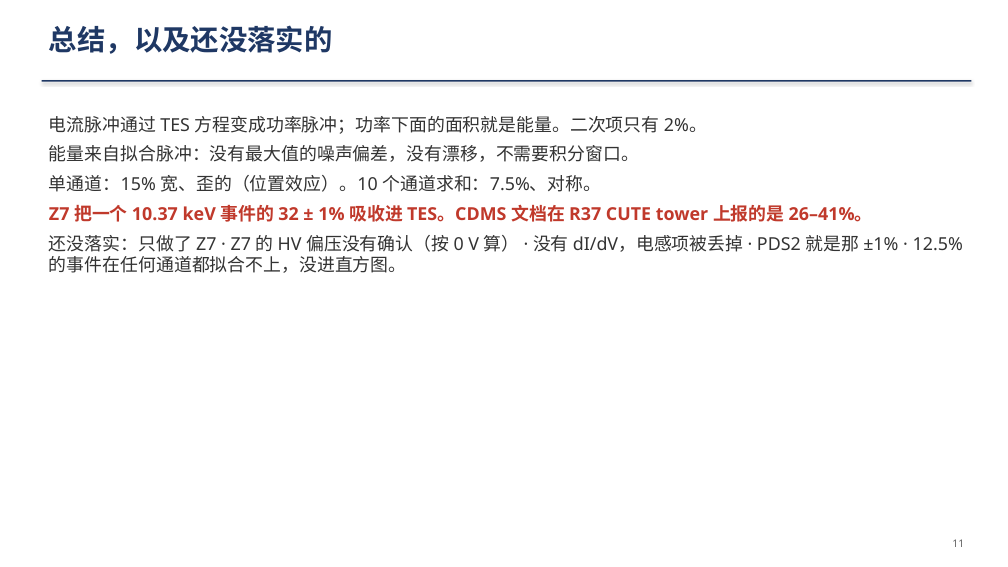
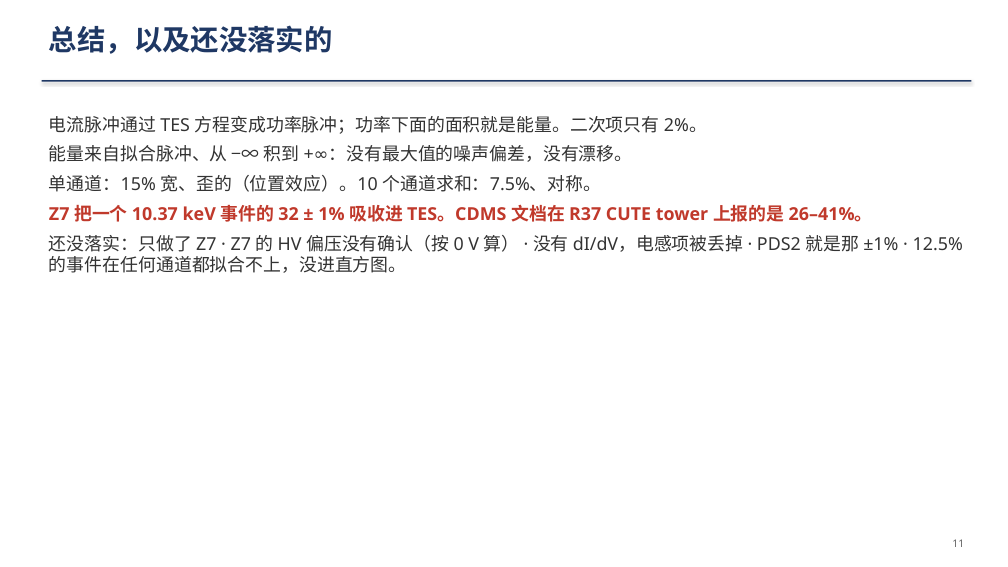
Before and after one commit to ZhihengLi0/urop, a slide deck: slide 11 of snolab/collection_efficiency/presentation/SNOLAB_R4_collection_efficiency_20260910_zh.pptx. Drawn at 1008x567 pixels with LibreOffice and Linux fonts; fonts in the diff are those of the drawing. Boxes give left, top, right and bottom in pixels: in the first picture for what was removed or moved away, otherwise in the second. Text is boxed around its words. In the diff, an @@ line names an element or a change of style, - is before the commit and + after.

```diff
--- a/snolab/collection_efficiency/presentation/SNOLAB_R4_collection_efficiency_20260910_zh.pptx
+++ b/snolab/collection_efficiency/presentation/SNOLAB_R4_collection_efficiency_20260910_zh.pptx
@@ text at [49, 145, 633, 162]: text changed @@
-能量来自拟合脉冲：没有最大值的噪声偏差，没有漂移，不需要积分窗口。
+能量来自拟合脉冲、从 −∞ 积到 +∞：没有最大值的噪声偏差，没有漂移。
```
Also in this commit, not shown: 1 other slide changed, 10 other files.
